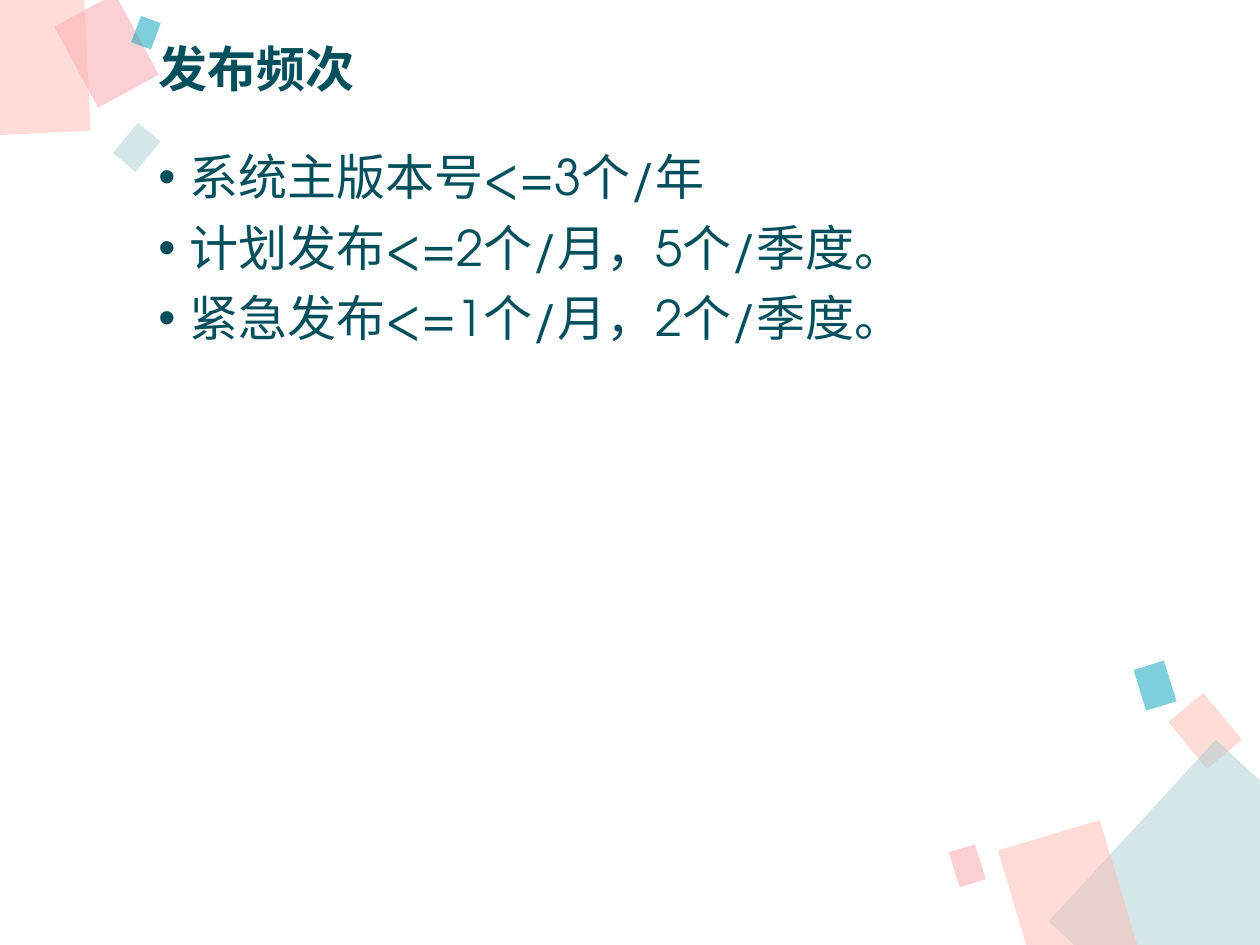
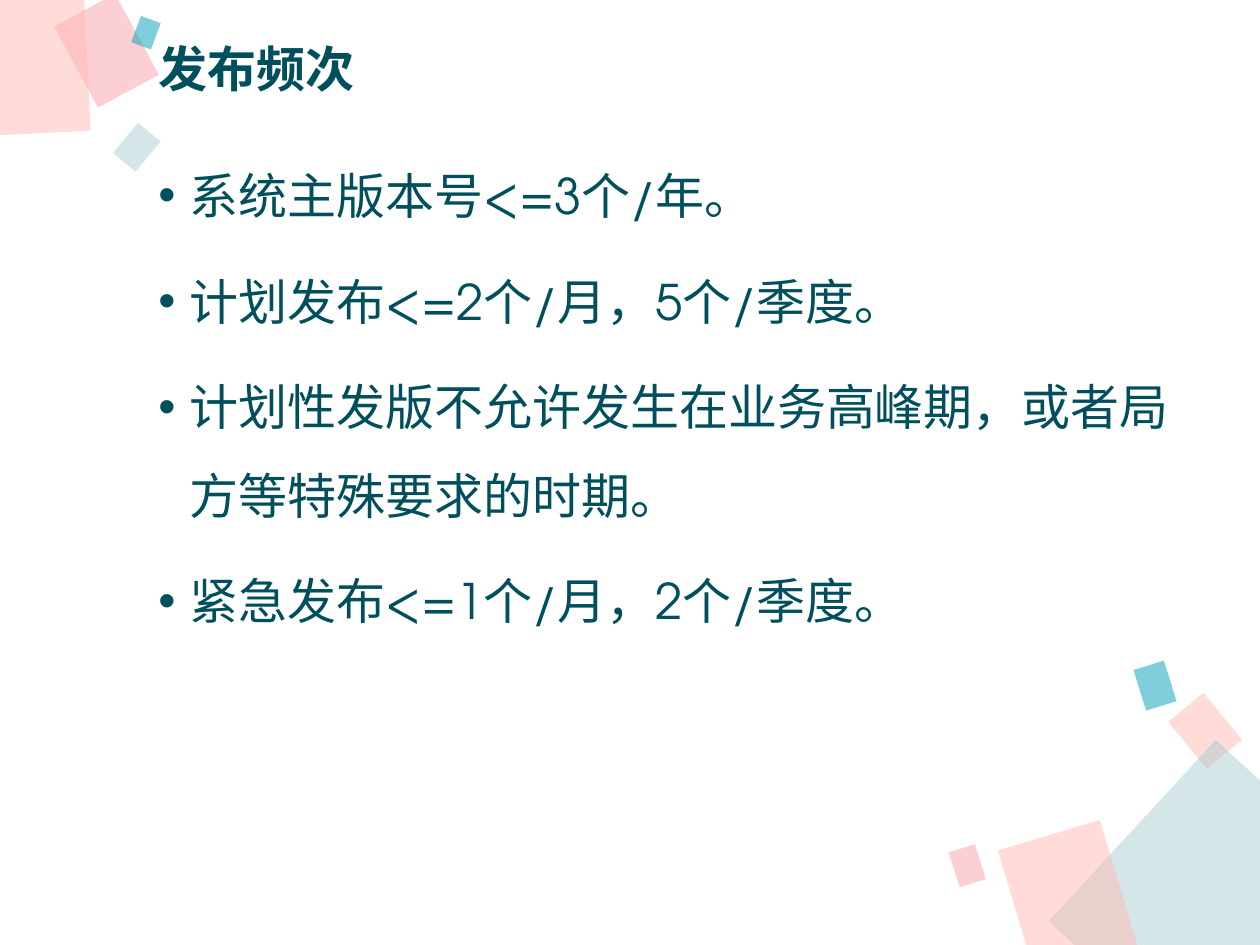
Before and after one commit to xianmomo/demo, a slide deck: slide 9 of 新员工入职指引/信息技术部版本构建及发布过程.pptx. Drawn at 1260x945 pixels with LibreOffice and Linux fonts; fonts in the diff are those of the drawing. Boxes give left, top, right and bottom in pixels: in the first picture for what was removed or moved away, otherwise in the second. Text is boxed around its words. In the diff, an @@ line names an element or a change of style, - is before the commit and + after.

Commit message:
modify 版本发布PPT

```diff
--- a/新员工入职指引/信息技术部版本构建及发布过程.pptx
+++ b/新员工入职指引/信息技术部版本构建及发布过程.pptx
@@ text "系统主版本号<=3个/年。": place and size @@
-text "系统主版本号<=3个/年。" at (190,153,904,344)
+text "系统主版本号<=3个/年。" at (190,172,1169,627)
@@ text at (190,172,754,222): text changed @@
-• 系统主版本号<=3个/年
+• 系统主版本号<=3个/年。
@@ text at (190,278,904,627): line spacing 0.9 to 1.5 @@
@@ text at (190,383,1169,519): paragraph added @@
+• 计划性发版不允许发生在业务高峰期，或者局方等特殊要求的时期。
```
Also in this commit, not shown: 8 other slides changed, 1 slide added, 1 slide removed.
